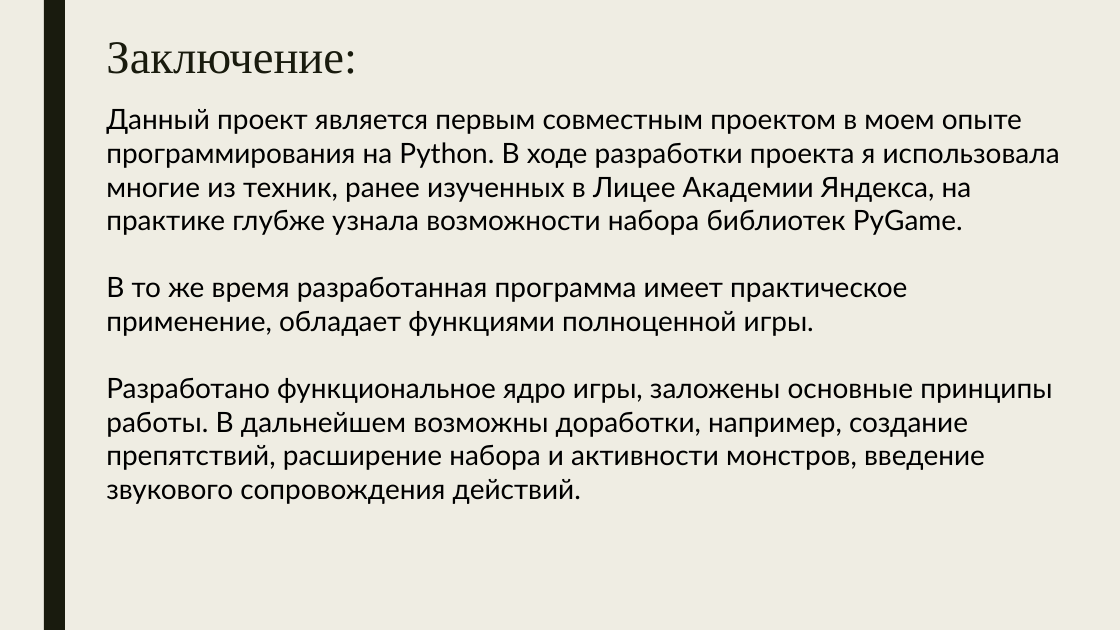
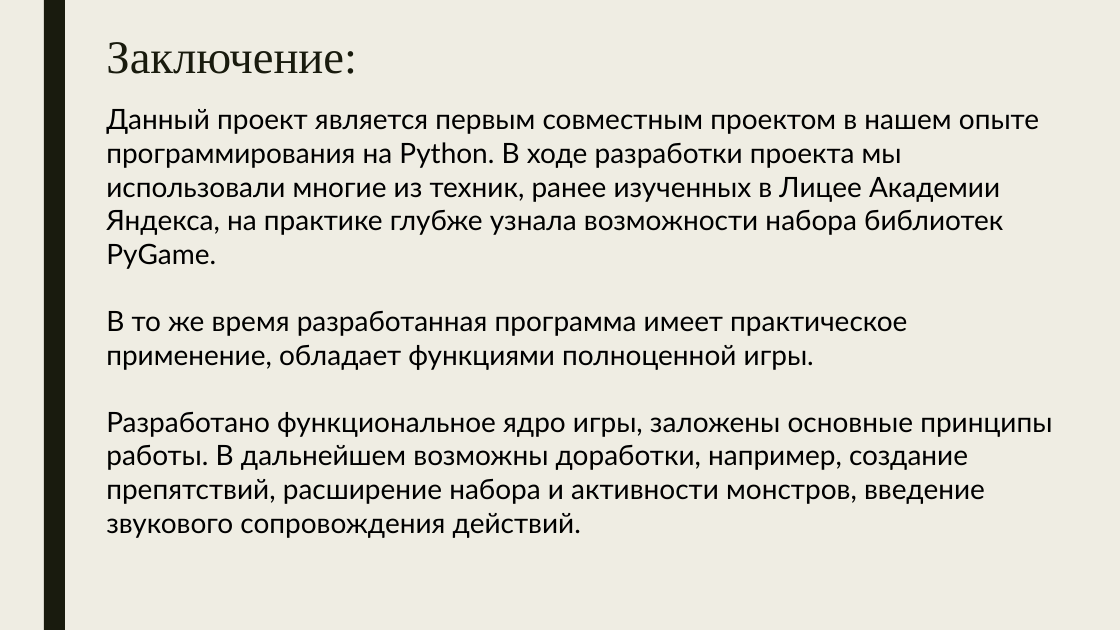
Before and after one commit to delyunchik/pygame, a slide deck: slide 6 of __doc/Winx.pptx. Drawn at 1120x630 pixels with LibreOffice and Linux fonts; fonts in the diff are those of the drawing. Boxes give left, top, right and bottom in pixels: in the first picture for what was removed or moved away, otherwise in the second. Text is boxed around its words. In the diff, an @@ line names an element or a change of style, - is before the commit and + after.

Commit message:
Presentation fix

```diff
--- a/__doc/Winx.pptx
+++ b/__doc/Winx.pptx
@@ text at [106,109,1039,269]: text changed @@
-Данный проект является первым совместным проектом в моем опыте программирования на Python. В ходе разработки проекта я использовала многие из техник, ранее изученных в Лицее Академии Яндекса, на практике глубже узнала возможности набора библиотек PyGame.
+Данный проект является первым совместным проектом в нашем опыте программирования на Python. В ходе разработки проекта мы использовали многие из техник, ранее изученных в Лицее Академии Яндекса, на практике глубже узнала возможности набора библиотек PyGame.
```
